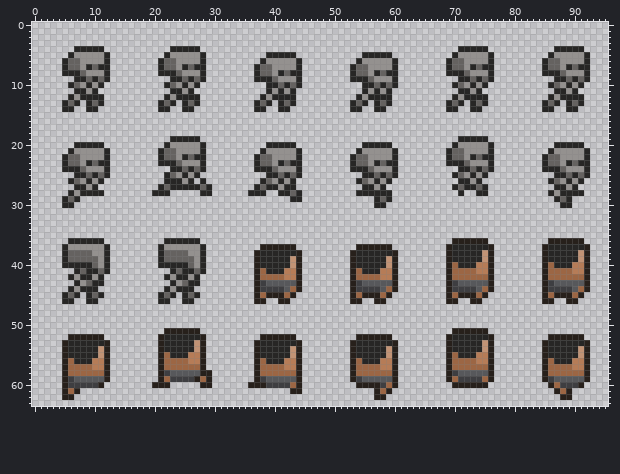
Two states of a sprite sheet, Art/16x16 Pixel Art Roguellike Sewer Pack/Enemies/Skeleton/skeleton_base.png. The first picture shows the starting point.
The file is 96x64 pixels. Colours within 5 levels of each other are drawn and written as one.
The same view after the edit:
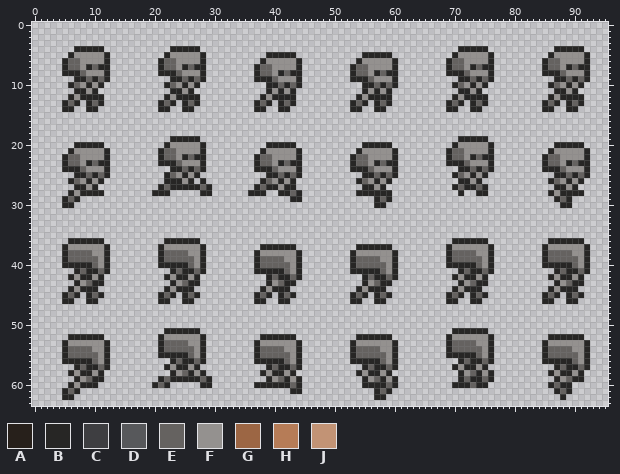
Palette (. is transparent): A #27201b  B #272625  C #3e3e41  D #57585b  E #656260  F #94918f  G #9c6644  H #b67c57  J #c29375
Change:
y 36: x 70..75 AAAAAA -> BBBBBB; x 86..91 AAAAAA -> BBBBBB
y 37: x 38..43 AAAAAA -> BBBBBB; x 54..59 AAAAAA -> BBBBBB; x 69..76 ABBBBBBA -> BFFFFFFB; x 85..92 ABBBBBBA -> BFFFFFFB
y 38: x 37..44 ABBBBBBA -> BFFFFFFB; x 53..60 ABBBBBBA -> BFFFFFFB; x 69..76 ABBBBBJA -> BEEEEFFB; x 85..92 ABBBBBJA -> BEEEEFFB
y 39: x 37..44 ABBBBBJA -> BEEEEFFB; x 53..60 ABBBBBJA -> BEEEEFFB; x 69..76 ABBBBBJA -> BEEEEEFB; x 85..92 ABBBBBJA -> BEEEEEFB
y 40: x 37..44 ABBBBBJA -> BEEEEEFB; x 53..60 ABBBBBJA -> BEEEEEFB; x 69..70 AG -> BB; x 74..76 HHA -> EFB; x 85..86 AG -> BB; x 90..92 HHA -> EFB
y 41: x 37..38 AG -> BB; x 42..44 HHA -> EFB; x 53..54 AG -> BB; x 58..60 HHA -> EFB; x 69..76 AGGGGHHA -> ..BEBBEB; x 85..92 AGGGGHHA -> ..BEBBEB
y 42: x 37..44 AGGGGHHA -> ..BEBBEB; x 53..60 AGGGGHHA -> ..BEBBEB; x 69..76 AGGGGGGA -> .BFBBFB.; x 85..92 AGGGGGGA -> .BFBBFB.
y 43: x 37..44 ACDDDDDA -> ..BFEBB.; x 53..60 ACDDDDDA -> ..BFEBB.; x 69..76 ACDDDDDA -> ..BFEBB.; x 85..92 ACDDDDDA -> ..BFEBB.
y 44: x 37..44 ACCCCDGA -> .BFBBB..; x 53..60 ACCCCDGA -> .BFBBB..; x 69..76 ACCCCDGA -> .BFBBB..; x 85..92 ACCCCDGA -> .BFBBB..
y 45: x 37..43 AGAAAGA -> BEB.BEB; x 53..59 AGAAAGA -> BEB.BEB; x 69..75 AGAAAGA -> BEB.BEB; x 85..91 AGAAAGA -> BEB.BEB
y 46: x 37..38 AA -> BB; x 41..42 AA -> BB; x 53..54 AA -> BB; x 57..58 AA -> BB; x 69..70 AA -> BB; x 73..74 AA -> BB; x 85..86 AA -> BB; x 89..90 AA -> BB
y 51: x 22..27 AAAAAA -> BBBBBB; x 70..75 AAAAAA -> BBBBBB
y 52: x 6..11 AAAAAA -> BBBBBB; x 21..28 ABBBBBBA -> BFFFFFFB; x 38..43 AAAAAA -> BBBBBB; x 54..59 AAAAAA -> BBBBBB; x 69..76 ABBBBBBA -> BFFFFFFB; x 86..91 AAAAAA -> BBBBBB
y 53: x 5..12 ABBBBBBA -> BFFFFFFB; x 21..28 ABBBBBJA -> BEEEEFFB; x 37..44 ABBBBBBA -> BFFFFFFB; x 53..60 ABBBBBBA -> BFFFFFFB; x 69..76 ABBBBBJA -> BEEEEFFB; x 85..92 ABBBBBBA -> BFFFFFFB
y 54: x 5..12 ABBBBBJA -> BEEEEFFB; x 21..28 ABBBBBJA -> BEEEEEFB; x 37..44 ABBBBBJA -> BEEEEFFB; x 53..60 ABBBBBJA -> BEEEEFFB; x 69..76 ABBBBBJA -> BEEEEEFB; x 85..92 ABBBBBJA -> BEEEEFFB
y 55: x 5..12 ABBBBBJA -> BEEEEEFB; x 21..22 AG -> BB; x 26..28 HHA -> EFB; x 37..44 ABBBBBJA -> BEEEEEFB; x 53..60 ABBBBBJA -> BEEEEEFB; x 69..70 AG -> BB; x 74..76 HHA -> EFB; x 85..92 ABBBBBJA -> BEEEEEFB
y 56: x 5..6 AG -> BB; x 10..12 HHA -> EFB; x 21..28 AGGGGHHA -> ..BEBBEB; x 37..38 AG -> BB; x 42..44 HHA -> EFB; x 53..54 AG -> BB; x 58..60 HHA -> EFB; x 69..76 AGGGGHHA -> ..BEBBEB; x 85..86 AG -> BB; x 90..92 HHA -> EFB
y 57: x 5..12 AGGGGHHA -> ..BEBBEB; x 21..28 AGGGGGGA -> .BFBBFB.; x 37..44 AGGGGHHA -> ..BEBBEB; x 53..60 AGGGGHHA -> ..BEBBEB; x 69..76 AGGGGGGA -> .BFBBFB.; x 85..92 AGGGGHHA -> ..BEBBEB
y 58: x 5..12 AGGGGGGA -> .BFBBFB.; x 21..29 ACDDDDDAA -> ..BFEBFB.; x 37..44 AGGGGGGA -> .BFBBFB.; x 53..60 AGGGGGGA -> .BFBBFB.; x 69..76 ACDDDDDA -> ..BFEBFB; x 85..92 AGGGGGGA -> .BFBBFB.
y 59: x 5..12 ACDDDDDA -> ..BFEBB.; x 21..29 AGCCCCAGA -> BEBBBBBEB; x 37..44 ACDDDDDA -> ..BFEBFB; x 53..60 ACDDDDDA -> ..BFEBFB; x 69..76 AGCCCCGA -> ..BEBBEB; x 85..92 ACDDDDDA -> ..BFEBB.
y 60: x 5..11 ACCCCCA -> .BFBBB.; x 20..22 AAA -> BEB; x 28..29 AA -> BB; x 36..44 AAACCCCGA -> .BBBBBBEB; x 54..60 AAAACGA -> .BBBBEB; x 70..75 AAAAAA -> BBBEBB; x 86..91 AGCCCA -> BEBB..
y 61: x 5..7 AGA -> BEB; x 43..44 AA -> BB; x 57..59 AGA -> BEB; x 87..89 AGA -> BEB
y 62: x 5..6 AA -> BB; x 57..58 AA -> BB; x 88..89 AA -> B.
